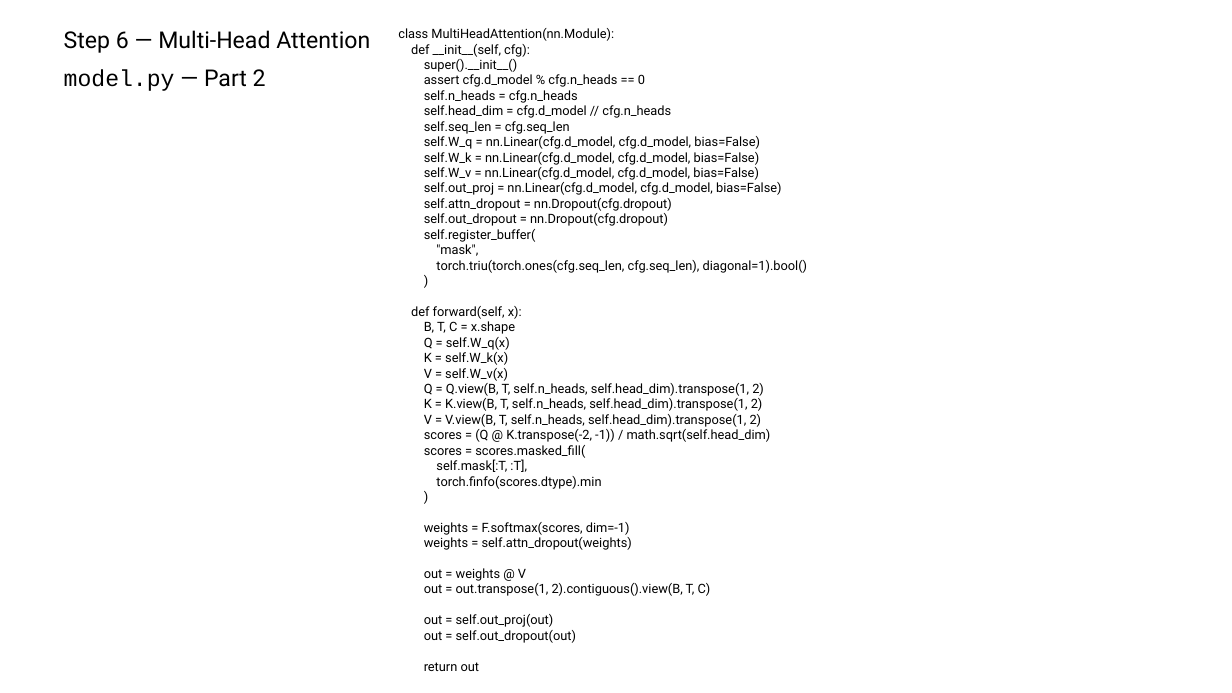
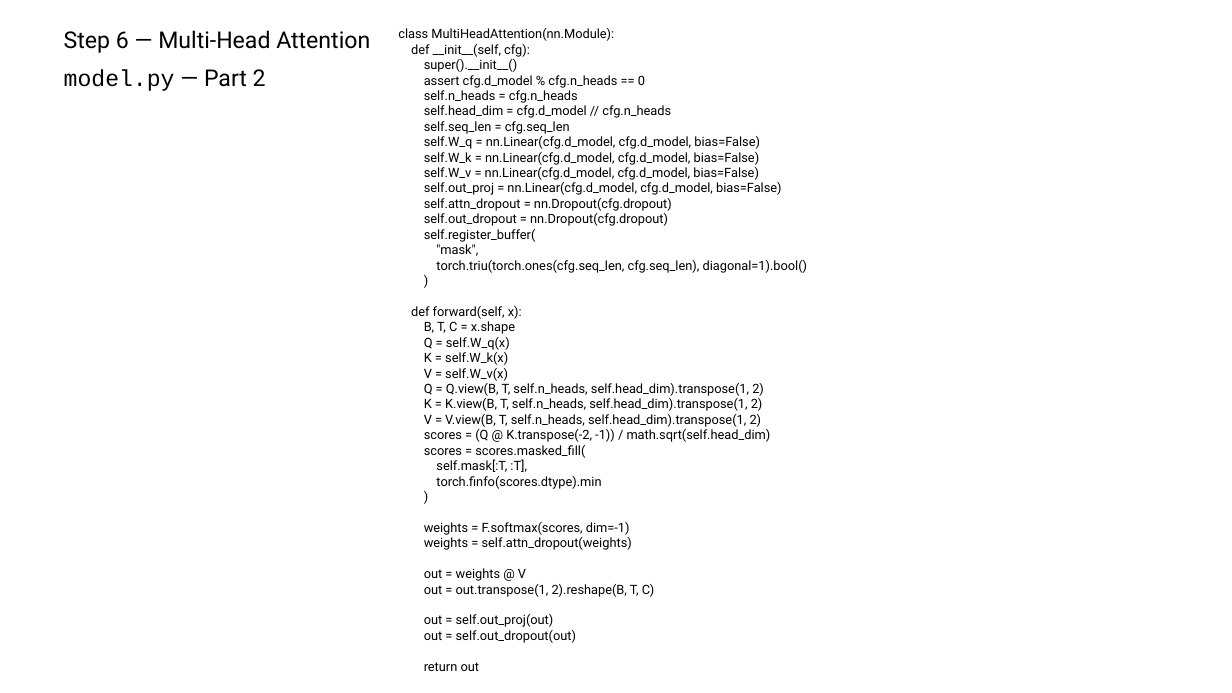
Before and after one commit to maneeshasahas1234/transformer-architecture-llm-from-scratch, a slide deck: slide 7 of Day 4 - GPT from scratch/gpt from scratch.pptx. Drawn at 1232x693 pixels with LibreOffice and Linux fonts; fonts in the diff are those of the drawing. Boxes give left, top, right and bottom in pixels: in the first picture for what was removed or moved away, otherwise in the second. Text is boxed around its words. In the diff, an @@ line names an element or a change of style, - is before the commit and + after.

```diff
--- a/Day 4 - GPT from scratch/gpt from scratch.pptx
+++ b/Day 4 - GPT from scratch/gpt from scratch.pptx
@@ text at bbox=[424, 584, 655, 597]: text changed @@
-out = out.transpose(1, 2).contiguous().view(B, T, C)
+out = out.transpose(1, 2).reshape(B, T, C)
```
Also in this commit, not shown: 2 other files.
